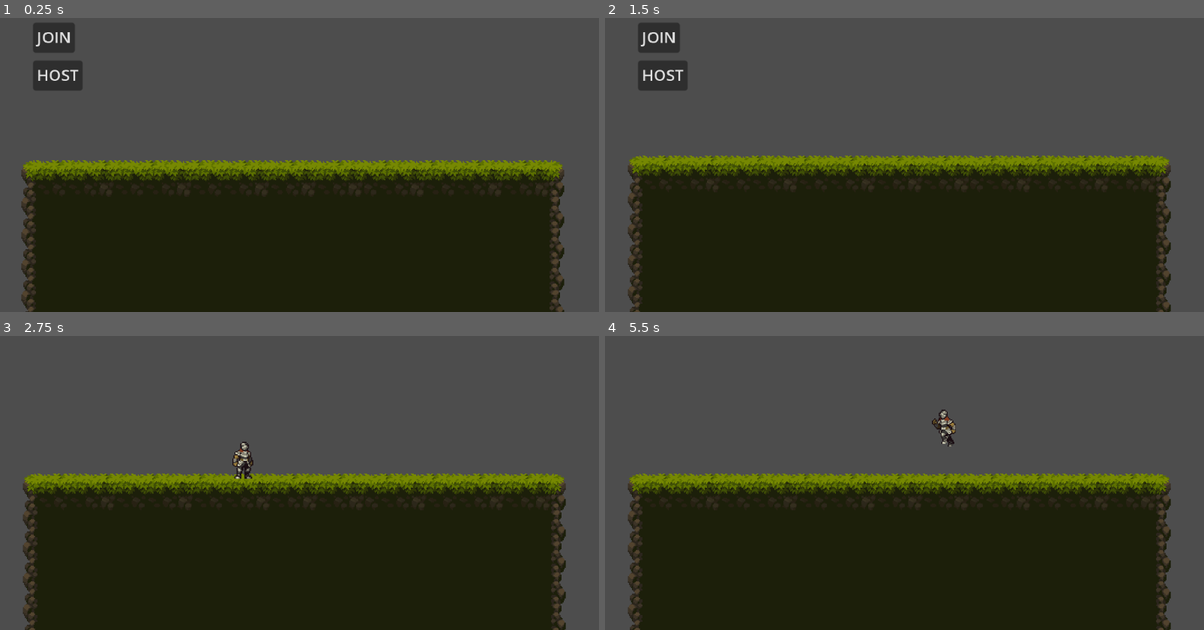
Above: before the commit, frames 1-4 (two rows, left to right).
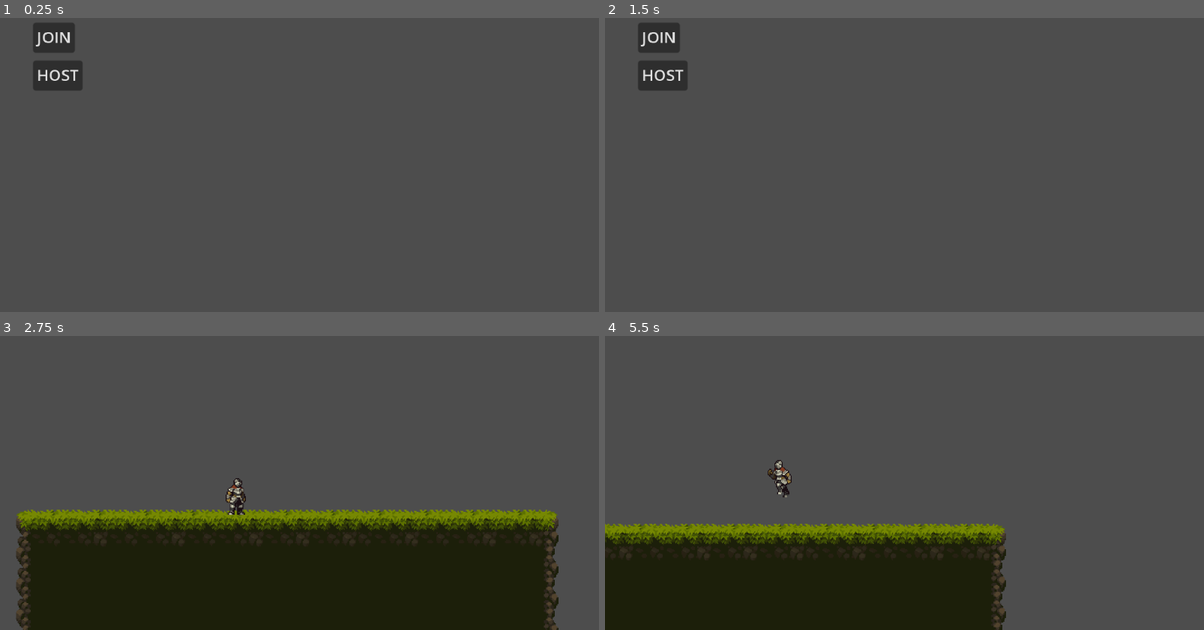
Above: after the commit, the same moments.

Repository: always-hehe-devs/heheGame
Game: Godot game, scene res://main.tscn
Same seed, same stepped clock (60 frames per second), same inputs: the game is played once before the commit and once after it.
Inputs:
- Up to frame 1 (0.25 s): no input
- Up to frame 2 (1.5 s): hold D (move_right) from 0.53 s (still down); tap Shift (roll, bound only after the commit) at 0.6, 1.35 s; tap Space (jump) at 0.77 s
- Up to frame 3 (2.75 s): tap Space (jump) at 1.52 s; release D (move_right) at 2 s; click "HOST" at 2 s
- Up to frame 4 (5.5 s): hold A (move_left) 2.78-3.53 s; tap Shift (roll, bound only after the commit) every 0.75 s from 2.85 to 5.1 s; hold D (move_right) 3.53-5.03 s; tap Space (jump) at 3.77, 4.52, 5.27 s; hold A (move_left) from 5.03 s (still down)

The runs differ from the first frame. In frame 1, 46% of the frame differs, in the area x 3-95%, y 48-100%; in frame 2, 48%, in the area x 3-95%, y 46-100%; in frame 3, 17%; in frame 4, 31%.

Commit message:
Added roll

Diff:
--- a/main.tscn
+++ b/main.tscn
@@ -1434,16 +1434,6 @@
 layer_0/name = "Ground"
 layer_0/tile_data = PackedInt32Array(-196621, 196608, 1, -131085, 196608, 2, -65549, 131072, 3, -13, 131072, 3, -196620 …(8298 unchanged characters)…
 
-[node name="Camera2D" type="Camera2D" parent="."]
-position = Vector2(583, 324)
-scale = Vector2(2.02932, 1.59625)
-process_callback = 0
-position_smoothing_enabled = true
-drag_horizontal_enabled = true
-drag_vertical_enabled = true
-drag_horizontal_offset = -0.09
-drag_vertical_offset = 0.53
-
 [node name="CanvasLayer" type="CanvasLayer" parent="."]
 
 [node name="Host" type="Button" parent="CanvasLayer"]
--- a/player.gd
+++ b/player.gd
@@ -30,6 +30,9 @@
 				velocity.y = double_jump_velocity
 				has_double_jumped = true
 
+		if Input.is_action_just_pressed("roll"):
+			roll()
+
 		direction = Input.get_vector("move_left", "move_right", "ui_up", "ui_down")
 		if direction:
 			velocity.x = direction.x * speed
@@ -61,3 +64,7 @@
 	velocity.y = jump_velocity
 	anim.play("jump_start")
 	animation_locked = true
+
+func roll():
+	anim.play("roll")
+	animation_locked = true
--- a/player.tscn
+++ b/player.tscn
@@ -1,9 +1,10 @@
-[gd_scene load_steps=35 format=3 uid="uid://by7c8eay4jhkd"]
+[gd_scene load_steps=48 format=3 uid="uid://by7c8eay4jhkd"]
 
 [ext_resource type="Script" path="res://player.gd" id="1_f7bbb"]
 [ext_resource type="Texture2D" uid="uid://bhkwh1veohslq" path="res://assets/knight/_Idle.png" id="2_73tnp"]
 [ext_resource type="Texture2D" uid="uid://6om2hsjnwr7" path="res://assets/knight/_Fall.png" id="4_erm62"]
 [ext_resource type="Texture2D" uid="uid://byg001t1bqdvg" path="res://assets/knight/_Jump.png" id="5_hpp2f"]
+[ext_resource type="Texture2D" uid="uid://hw35ib70q0pl" path="res://assets/knight/_Roll.png" id="5_u6ate"]
 [ext_resource type="Texture2D" uid="uid://bx1sa1yachixf" path="res://assets/knight/_Run.png" id="6_iijx3"]
 
 [sub_resource type="RectangleShape2D" id="RectangleShape2D_5qvyk"]
@@ -73,6 +74,54 @@
 atlas = ExtResource("5_hpp2f")
 region = Rect2(240, 41, 120, 39)
 
+[sub_resource type="AtlasTexture" id="AtlasTexture_ewcws"]
+atlas = ExtResource("5_u6ate")
+region = Rect2(0, 41, 120, 39)
+
+[sub_resource type="AtlasTexture" id="AtlasTexture_aw2x2"]
+atlas = ExtResource("5_u6ate")
+region = Rect2(120, 41, 120, 39)
+
+[sub_resource type="AtlasTexture" id="AtlasTexture_cl6s0"]
+atlas = ExtResource("5_u6ate")
+region = Rect2(240, 41, 120, 39)
+
+[sub_resource type="AtlasTexture" id="AtlasTexture_qrp7k"]
+atlas = ExtResource("5_u6ate")
+region = Rect2(360, 41, 120, 39)
+
+[sub_resource type="AtlasTexture" id="AtlasTexture_uwo4y"]
+atlas = ExtResource("5_u6ate")
+region = Rect2(480, 41, 120, 39)
+
+[sub_resource type="AtlasTexture" id="AtlasTexture_hk8st"]
+atlas = ExtResource("5_u6ate")
+region = Rect2(600, 41, 120, 39)
+
+[sub_resource type="AtlasTexture" id="AtlasTexture_folhl"]
+atlas = ExtResource("5_u6ate")
+region = Rect2(720, 41, 120, 39)
+
+[sub_resource type="AtlasTexture" id="AtlasTexture_thbtc"]
+atlas = ExtResource("5_u6ate")
+region = Rect2(840, 41, 120, 39)
+
+[sub_resource type="AtlasTexture" id="AtlasTexture_76st2"]
+atlas = ExtResource("5_u6ate")
+region = Rect2(960, 41, 120, 39)
+
+[sub_resource type="AtlasTexture" id="AtlasTexture_pfx2i"]
+atlas = ExtResource("5_u6ate")
+region = Rect2(1080, 41, 120, 39)
+
+[sub_resource type="AtlasTexture" id="AtlasTexture_6ymqp"]
+atlas = ExtResource("5_u6ate")
+region = Rect2(1200, 41, 120, 39)
+
+[sub_resource type="AtlasTexture" id="AtlasTexture_crgo4"]
+atlas = ExtResource("5_u6ate")
+region = Rect2(1320, 41, 120, 39)
+
 [sub_resource type="AtlasTexture" id="AtlasTexture_2f531"]
 atlas = ExtResource("6_iijx3")
 region = Rect2(0, 41, 120, 39)
@@ -177,6 +226,47 @@
 "loop": true,
 "name": &"jump_start",
 "speed": 10.0
+}, {
+"frames": [{
+"duration": 1.0,
+"texture": SubResource("AtlasTexture_ewcws")
+}, {
+"duration": 1.0,
+"texture": SubResource("AtlasTexture_aw2x2")
+}, {
+"duration": 1.0,
+"texture": SubResource("AtlasTexture_cl6s0")
+}, {
+"duration": 1.0,
+"texture": SubResource("AtlasTexture_qrp7k")
+}, {
+"duration": 1.0,
+"texture": SubResource("AtlasTexture_uwo4y")
+}, {
+"duration": 1.0,
+"texture": SubResource("AtlasTexture_hk8st")
+}, {
+"duration": 1.0,
+"texture": SubResource("AtlasTexture_folhl")
+}, {
+"duration": 1.0,
+"texture": SubResource("AtlasTexture_thbtc")
+}, {
+"duration": 1.0,
+"texture": SubResource("AtlasTexture_76st2")
+}, {
+"duration": 1.0,
+"texture": SubResource("AtlasTexture_pfx2i")
+}, {
+"duration": 1.0,
+"texture": SubResource("AtlasTexture_6ymqp")
+}, {
+"duration": 1.0,
+"texture": SubResource("AtlasTexture_crgo4")
+}],
+"loop": true,
+"name": &"roll",
+"speed": 18.0
 }, {
 "frames": [{
 "duration": 1.0,
@@ -242,9 +332,20 @@
 position = Vector2(-59, -20)
 scale = Vector2(0.994134, 1)
 sprite_frames = SubResource("SpriteFrames_ddvgb")
-animation = &"fall"
+animation = &"roll"
 autoplay = "idle"
+frame_progress = 0.553356
 centered = false
 
 [node name="MultiplayerSynchronizer" type="MultiplayerSynchronizer" parent="."]
 replication_config = SubResource("SceneReplicationConfig_y7u42")
+
+[node name="Camera2D" type="Camera2D" parent="."]
+position = Vector2(66.0001, -42)
+scale = Vector2(2.02932, 1.59625)
+process_callback = 0
+position_smoothing_enabled = true
+drag_horizontal_enabled = true
+drag_vertical_enabled = true
+drag_horizontal_offset = -0.09
+drag_vertical_offset = 0.53
--- a/project.godot
+++ b/project.godot
@@ -36,6 +36,11 @@
 "events": [Object(InputEventKey,"resource_local_to_scene":false,"resource_name":"","device":-1,"window_id":0,"alt_pressed":false,"shift_pressed":false,"ctrl_pressed":false,"meta_pressed":false,"pressed":false,"keycode":0,"physical_keycode":32,"key_label":0,"unicode":32,"echo":false,"script":null)
 ]
 }
+roll={
+"deadzone": 0.5,
+"events": [Object(InputEventKey,"resource_local_to_scene":false,"resource_name":"","device":-1,"window_id":0,"alt_pressed":false,"shift_pressed":false,"ctrl_pressed":false,"meta_pressed":false,"pressed":false,"keycode":0,"physical_keycode":4194325,"key_label":0,"unicode":0,"echo":false,"script":null)
+]
+}
 
 [physics]
 
Binary file added: assets/knight/_Roll.png
Not shown, added: assets/knight/_Roll.png.import
